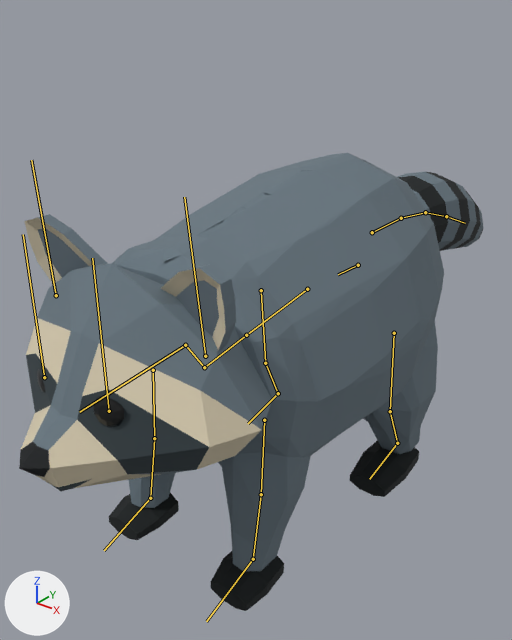
One commit to the glTF model assets/characters/raccoon_v2.glb: the scene before it, then after it.
Before and after are seen from a 50 mm lens placed at (0.838, -1.057, 1.123), pointed at (-0.093, 0.107, 0.401). Lighting does not change. The marker at lower left points along +X, +Y and +Z. The picture after the commit comes second. The bones that bend it are drawn over the model as lines.

Names of what the first picture shows: 'Raccoon'.
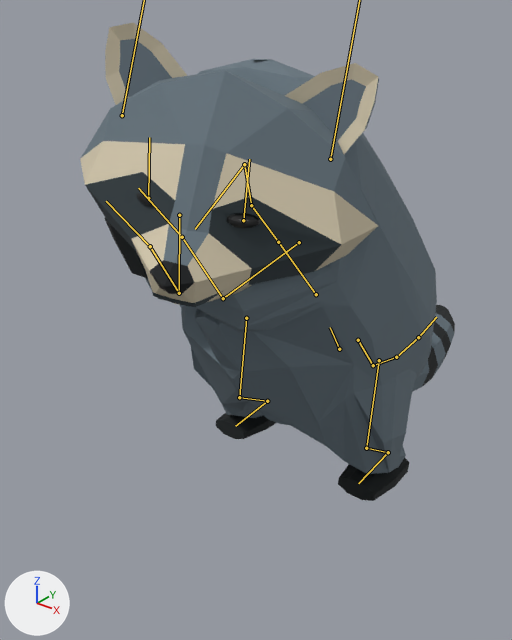
The newer file adds an action. The first version stands in its rest pose; the second is drawn at frame 16 of the action 'push'.

Location of each change, (x1, y1, x2, y2) in pixels of the pictures (512 x 640 px):
'Raccoon', posed (19% narrower): before (19, 153, 484, 611); after (80, 23, 455, 501)
bone 'pelvis', root to tip: before (358, 265) to (338, 274); after (339, 349) to (330, 327)
bone 'neck', root to tip: before (204, 367) to (185, 345); after (251, 205) to (244, 164)
bone 'head', root to tip: before (185, 345) to (79, 412); after (244, 164) to (195, 229)
bone 'eye.L', root to tip: before (109, 411) to (92, 258); after (243, 220) to (249, 159)
bone 'eye.R', root to tip: before (44, 377) to (23, 234); after (148, 198) to (149, 137)
bone 'upperarm.L', root to tip: before (264, 420) to (261, 494); after (299, 242) to (223, 298)
bone 'forearm.L', root to tip: before (261, 494) to (253, 559); after (223, 298) to (182, 237)
bone 'hand.L', root to tip: before (253, 559) to (206, 621); after (182, 237) to (138, 188)
bone 'upperarm.R', root to tip: before (153, 370) to (154, 438); after (179, 215) to (179, 293)
bone 'forearm.R', root to tip: before (154, 438) to (150, 498); after (179, 293) to (150, 246)
bone 'hand.R', root to tip: before (150, 498) to (104, 550); after (150, 246) to (106, 201)
bone 'tail1', root to tip: before (372, 232) to (401, 218); after (358, 340) to (373, 365)
bone 'tail2', root to tip: before (401, 218) to (425, 212); after (373, 365) to (396, 357)
bone 'tail3', root to tip: before (425, 212) to (446, 216); after (396, 357) to (418, 337)
bone 'tail4', root to tip: before (446, 216) to (465, 223); after (418, 337) to (436, 317)
bone 'thigh.L', root to tip: before (394, 333) to (390, 411); after (379, 360) to (366, 448)
bone 'shin.L', root to tip: before (390, 411) to (397, 443); after (366, 448) to (388, 452)
bone 'foot.L', root to tip: before (397, 443) to (369, 479); after (388, 452) to (358, 483)
bone 'thigh.R', root to tip: before (261, 290) to (265, 363); after (246, 318) to (239, 397)
bone 'shin.R', root to tip: before (265, 363) to (278, 393); after (239, 397) to (267, 401)
bone 'foot.R', root to tip: before (278, 393) to (248, 423); after (267, 401) to (235, 426)

The change, as a diff of the scene's bpy script:
```diff
--- a/assets/characters/raccoon_v2.glb.py
+++ b/assets/characters/raccoon_v2.glb.py
@@ bone_pelvis @@
 bone_pelvis = bpy.data.objects['RaccoonRig'].pose.bones['pelvis']
-bone_pelvis.location = (0.0, 0.0, 0.0)
-bone_pelvis.rotation_quaternion = (1.0, 0.0, 0.0, 0.0)  # degrees (0, 0, 0)
+bone_pelvis.location = (0.0, 0.055, 0.213)
+bone_pelvis.rotation_quaternion = (0.88, -0.475, 0.011, 0.007)  # degrees (-57, 1, 0)
@@ bone_neck @@
 bone_neck = bpy.data.objects['RaccoonRig'].pose.bones['neck']  # child of 'chest'
-bone_neck.rotation_quaternion = (1.0, 0.0, 0.0, 0.0)  # degrees (0, 0, 0)
+bone_neck.rotation_quaternion = (0.957, 0.291, 0.0, 0.0)  # degrees (34, 0, 0)
@@ bone_head @@
 bone_head = bpy.data.objects['RaccoonRig'].pose.bones['head']  # child of 'neck'
-bone_head.rotation_quaternion = (1.0, 0.0, 0.0, 0.0)  # degrees (0, 0, 0)
+bone_head.rotation_quaternion = (0.947, 0.247, -0.068, -0.195)  # degrees (30, -2, -24)
@@ bone_ear_l @@
 bone_ear_l = bpy.data.objects['RaccoonRig'].pose.bones['ear.L']  # child of 'head'
-bone_ear_l.rotation_quaternion = (1.0, 0.0, 0.0, 0.0)  # degrees (0, 0, 0)
+bone_ear_l.rotation_quaternion = (0.975, -0.222, 0.009, -0.01)  # degrees (-26, 1, -1)
@@ bone_ear_r @@
 bone_ear_r = bpy.data.objects['RaccoonRig'].pose.bones['ear.R']  # child of 'head'
-bone_ear_r.rotation_quaternion = (1.0, 0.0, 0.0, 0.0)  # degrees (0, 0, 0)
+bone_ear_r.rotation_quaternion = (0.975, -0.222, -0.009, 0.01)  # degrees (-26, -1, 1)
@@ bone_eye_l @@
 bone_eye_l = bpy.data.objects['RaccoonRig'].pose.bones['eye.L']  # child of 'head'
-bone_eye_l.scale = (1.0, 1.0, 1.0)
+bone_eye_l.scale = (1.0, 0.4, 1.0)
@@ bone_eye_r @@
 bone_eye_r = bpy.data.objects['RaccoonRig'].pose.bones['eye.R']  # child of 'head'
-bone_eye_r.scale = (1.0, 1.0, 1.0)
+bone_eye_r.scale = (1.0, 0.4, 1.0)
@@ bone_upperarm_l @@
 bone_upperarm_l = bpy.data.objects['RaccoonRig'].pose.bones['upperarm.L']  # child of 'chest'
-bone_upperarm_l.rotation_quaternion = (1.0, 0.0, 0.0, 0.0)  # degrees (0, 0, 0)
+bone_upperarm_l.rotation_quaternion = (0.964, 0.042, 0.074, 0.253)  # degrees (7, 7, 30)
@@ bone_forearm_l @@
 bone_forearm_l = bpy.data.objects['RaccoonRig'].pose.bones['forearm.L']  # child of 'upperarm.L'
-bone_forearm_l.rotation_quaternion = (1.0, 0.0, 0.0, 0.0)  # degrees (0, 0, 0)
+bone_forearm_l.rotation_quaternion = (0.713, -0.349, -0.015, 0.609)  # degrees (-34, 24, 74)
@@ bone_hand_l @@
 bone_hand_l = bpy.data.objects['RaccoonRig'].pose.bones['hand.L']  # child of 'forearm.L'
-bone_hand_l.rotation_quaternion = (1.0, 0.0, 0.0, 0.0)  # degrees (0, 0, 0)
+bone_hand_l.rotation_quaternion = (0.573, 0.209, 0.759, -0.228)  # degrees (24, 105, -12)
@@ bone_upperarm_r @@
 bone_upperarm_r = bpy.data.objects['RaccoonRig'].pose.bones['upperarm.R']  # child of 'chest'
-bone_upperarm_r.rotation_quaternion = (1.0, 0.0, 0.0, 0.0)  # degrees (0, 0, 0)
+bone_upperarm_r.rotation_quaternion = (0.879, 0.477, -0.011, 0.013)  # degrees (57, -2, 1)
@@ bone_forearm_r @@
 bone_forearm_r = bpy.data.objects['RaccoonRig'].pose.bones['forearm.R']  # child of 'upperarm.R'
-bone_forearm_r.rotation_quaternion = (1.0, 0.0, 0.0, 0.0)  # degrees (0, 0, 0)
+bone_forearm_r.rotation_quaternion = (0.358, -0.932, 0.001, -0.058)  # degrees (-138, -6, -3)
@@ bone_hand_r @@
 bone_hand_r = bpy.data.objects['RaccoonRig'].pose.bones['hand.R']  # child of 'forearm.R'
-bone_hand_r.rotation_quaternion = (1.0, 0.0, 0.0, 0.0)  # degrees (0, 0, 0)
+bone_hand_r.rotation_quaternion = (0.819, 0.57, -0.059, -0.003)  # degrees (70, -5, -4)
@@ bone_tail1 @@
 bone_tail1 = bpy.data.objects['RaccoonRig'].pose.bones['tail1']  # child of 'pelvis'
-bone_tail1.rotation_quaternion = (1.0, 0.0, 0.0, 0.0)  # degrees (0, 0, 0)
+bone_tail1.rotation_quaternion = (0.999, 0.046, 0.0, 0.005)  # degrees (5, 0, 1)
@@ bone_tail2 @@
 bone_tail2 = bpy.data.objects['RaccoonRig'].pose.bones['tail2']  # child of 'tail1'
-bone_tail2.rotation_quaternion = (1.0, 0.0, 0.0, 0.0)  # degrees (0, 0, 0)
+bone_tail2.rotation_quaternion = (0.924, 0.381, 0.003, 0.01)  # degrees (45, 0, 1)
@@ bone_tail3 @@
 bone_tail3 = bpy.data.objects['RaccoonRig'].pose.bones['tail3']  # child of 'tail2'
-bone_tail3.rotation_quaternion = (1.0, 0.0, 0.0, 0.0)  # degrees (0, 0, 0)
+bone_tail3.rotation_quaternion = (0.976, 0.218, -0.002, 0.016)  # degrees (25, -1, 2)
@@ bone_tail4 @@
 bone_tail4 = bpy.data.objects['RaccoonRig'].pose.bones['tail4']  # child of 'tail3'
-bone_tail4.rotation_quaternion = (1.0, 0.0, 0.0, 0.0)  # degrees (0, 0, 0)
+bone_tail4.rotation_quaternion = (0.999, 0.05, -0.007, 0.021)  # degrees (6, -1, 2)
@@ bone_thigh_l @@
 bone_thigh_l = bpy.data.objects['RaccoonRig'].pose.bones['thigh.L']  # child of 'pelvis'
-bone_thigh_l.rotation_quaternion = (1.0, 0.0, 0.0, 0.0)  # degrees (0, 0, 0)
+bone_thigh_l.rotation_quaternion = (0.927, 0.375, -0.002, 0.008)  # degrees (44, -1, 1)
@@ bone_shin_l @@
 bone_shin_l = bpy.data.objects['RaccoonRig'].pose.bones['shin.L']  # child of 'thigh.L'
-bone_shin_l.rotation_quaternion = (1.0, 0.0, 0.0, 0.0)  # degrees (0, 0, 0)
+bone_shin_l.rotation_quaternion = (0.931, 0.365, 0.0, 0.004)  # degrees (43, 0, 0)
@@ bone_foot_l @@
 bone_foot_l = bpy.data.objects['RaccoonRig'].pose.bones['foot.L']  # child of 'shin.L'
-bone_foot_l.rotation_quaternion = (1.0, 0.0, 0.0, 0.0)  # degrees (0, 0, 0)
+bone_foot_l.rotation_quaternion = (0.944, -0.331, -0.002, 0.0)  # degrees (-39, 0, 0)
@@ bone_thigh_r @@
 bone_thigh_r = bpy.data.objects['RaccoonRig'].pose.bones['thigh.R']  # child of 'pelvis'
-bone_thigh_r.rotation_quaternion = (1.0, 0.0, 0.0, 0.0)  # degrees (0, 0, 0)
+bone_thigh_r.rotation_quaternion = (0.932, 0.363, -0.002, 0.008)  # degrees (43, -1, 1)
@@ bone_shin_r @@
 bone_shin_r = bpy.data.objects['RaccoonRig'].pose.bones['shin.R']  # child of 'thigh.R'
-bone_shin_r.rotation_quaternion = (1.0, 0.0, 0.0, 0.0)  # degrees (0, 0, 0)
+bone_shin_r.rotation_quaternion = (0.911, 0.412, 0.0, 0.004)  # degrees (49, 0, 0)
@@ bone_foot_r @@
 bone_foot_r = bpy.data.objects['RaccoonRig'].pose.bones['foot.R']  # child of 'shin.R'
-bone_foot_r.rotation_quaternion = (1.0, 0.0, 0.0, 0.0)  # degrees (0, 0, 0)
+bone_foot_r.rotation_quaternion = (0.93, -0.367, -0.001, 0.001)  # degrees (-43, 0, 0)
```
